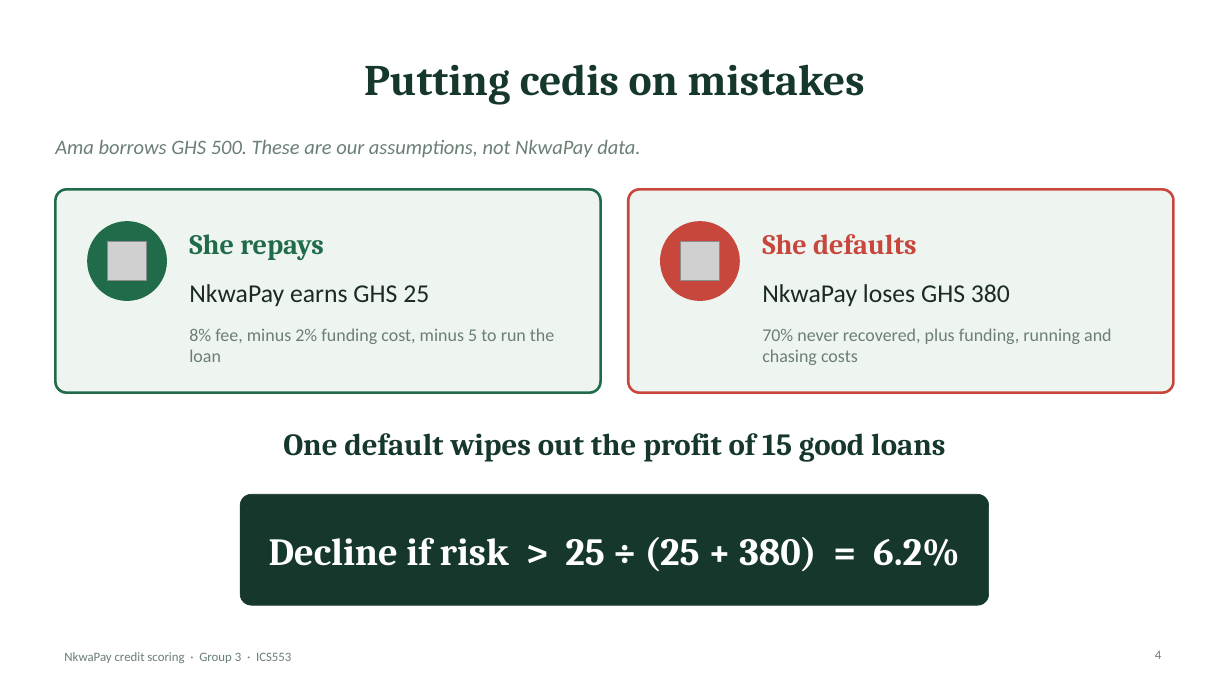
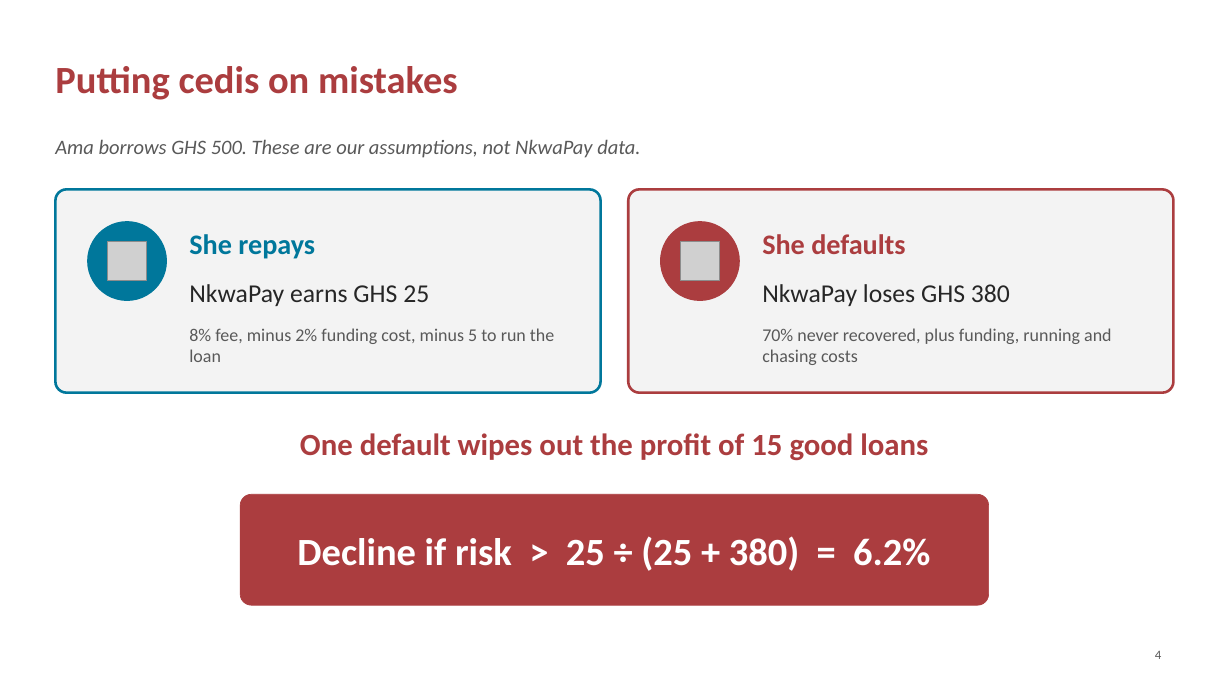
Before and after one commit to ASU-MICS-2028/mle-group-3-prosit-2, a slide deck: slide 4 of slides/NkwaPay_Debrief_Present.pptx. Drawn at 1232x693 pixels with LibreOffice and Linux fonts; fonts in the diff are those of the drawing; grey boxes stand for pictures; background and template pictures are left out. Boxes give left, top, right and bottom in pixels: in the first picture for what was removed or moved away, otherwise in the second. Text is boxed around its words. In the diff, an @@ line names an element or a change of style, - is before the commit and + after.

```diff
--- a/slides/NkwaPay_Debrief_Present.pptx
+++ b/slides/NkwaPay_Debrief_Present.pptx
@@ title "Putting cedis on mistakes" at (x1=55, y1=66, x2=458, y2=100): size 34 to 30 pt, font Cambria to Calibri, text colour #16382C to #AB3D3F; alignment centre to left @@
@@ rounded rectangle at (x1=55, y1=189, x2=601, y2=393): fill #EEF4F0 to #F3F3F3; outline #1F6B4A 2 pt to #00779B 2 pt @@
@@ rounded rectangle at (x1=628, y1=189, x2=1174, y2=393): fill #EEF4F0 to #F3F3F3; outline #C8473D 2 pt to #AB3D3F 2 pt @@
@@ ellipse at (x1=88, y1=222, x2=166, y2=300): fill #1F6B4A to #00779B; outline #1F6B4A 1 pt to #00779B 1 pt @@
@@ text "She repays" at (x1=189, y1=234, x2=315, y2=259): font Cambria to Calibri, text colour #1F6B4A to #00779B @@
@@ ellipse at (x1=661, y1=222, x2=739, y2=300): fill #C8473D to #AB3D3F; outline #C8473D 1 pt to #AB3D3F 1 pt @@
@@ text "She defaults" at (x1=762, y1=234, x2=905, y2=254): font Cambria to Calibri, text colour #C8473D to #AB3D3F @@
@@ text "One default wipes out the ..." at (x1=300, y1=433, x2=928, y2=460): font Cambria to Calibri, text colour #16382C to #AB3D3F @@
@@ rounded rectangle at (x1=240, y1=494, x2=989, y2=605): fill #16382C to #AB3D3F; outline #16382C 0.5 pt to #AB3D3F 0.5 pt @@
@@ text "Decline if risk > 25 ..." at (x1=297, y1=536, x2=930, y2=571): font Cambria to Calibri @@
@@ text removed at (x1=64, y1=652, x2=291, y2=663) @@
-NkwaPay credit scoring · Group 3 · ICS553
@@ text colour #6B7F75 to #595959 in 4 elements at (x1=55, y1=139, x2=640, y2=158), (x1=189, y1=328, x2=554, y2=362), (x1=762, y1=328, x2=1111, y2=365), (x1=1155, y1=651, x2=1161, y2=659) @@
```
Also in this commit, not shown: 17 other slides changed.
